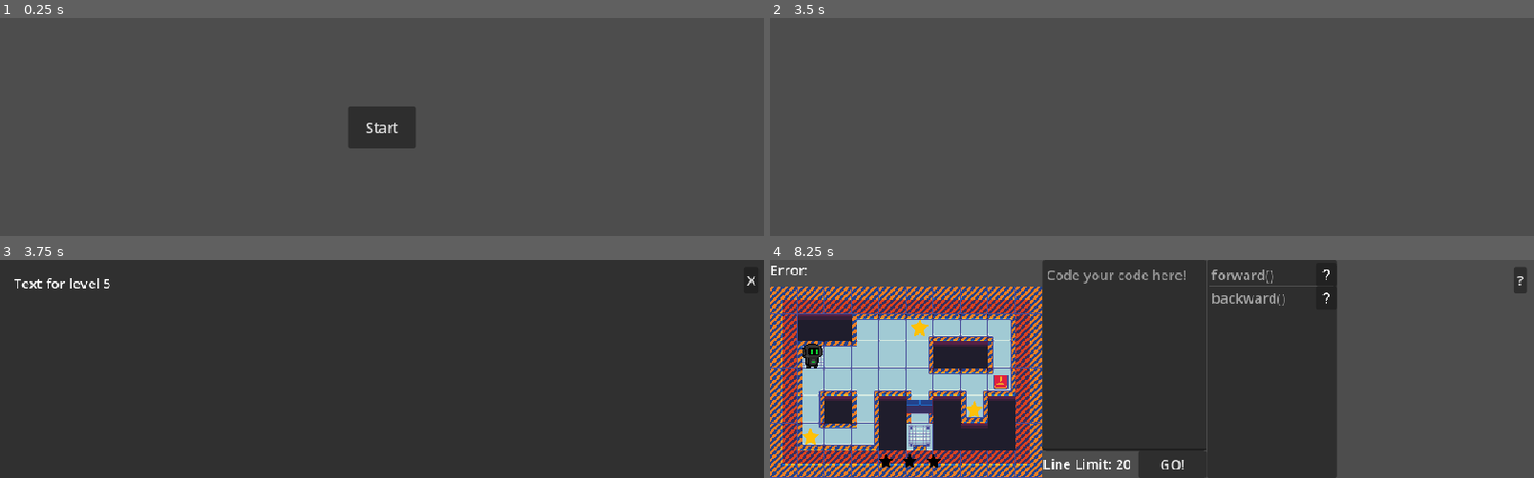
Above: before the commit, frames 1-4 (two rows, left to right).
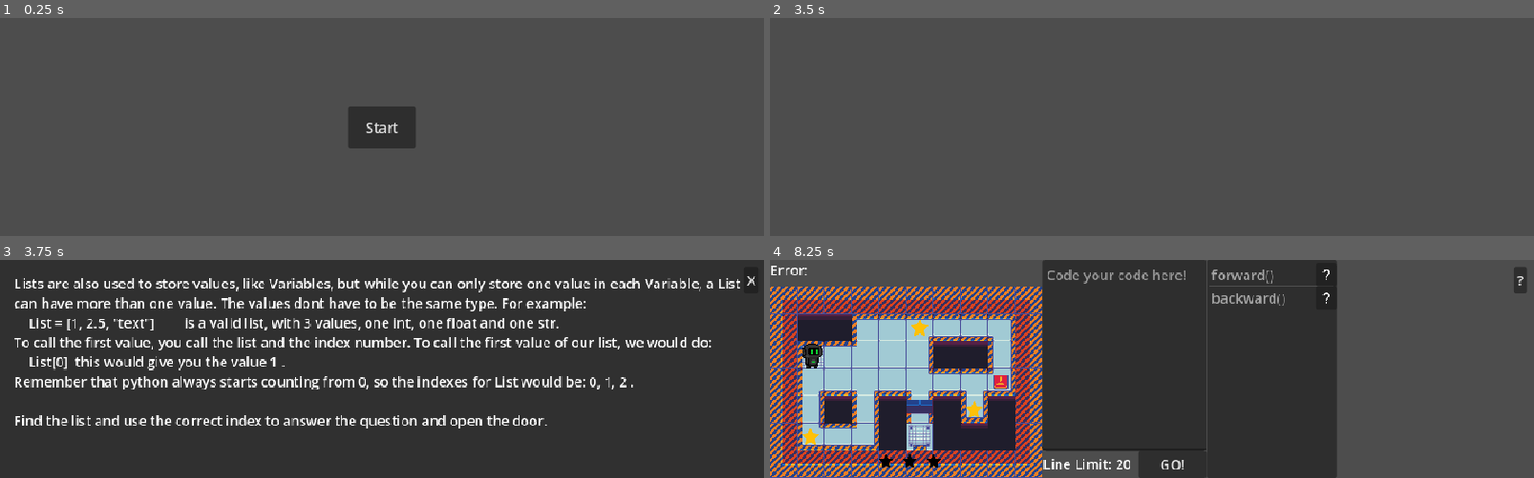
Above: after the commit, the same moments.

Repository: BingloGames/Robot-Bachelor
Game: Godot game, scene res://start_menu.tscn
Two runs of this game, one before a commit and one after it. Both use one fixed random seed, a clock stepped at 60 frames per second and the inputs below.
Inputs (mouse positions are in pixels of both pictures, inside the frame that each line leads up to):
- Up to frame 1 (0.25 s): no input
- Up to frame 2 (3.5 s): click "Start" at 0.5 s; click "1 Player" at 1.25 s; tap Enter (ui_accept) at 2, 2.27 s; move the mouse to (1320, 116) at 2.02 s; hold Right (ui_right) 2.03-2.75 s; click "5" at 2.75 s
- Up to frame 3 (3.75 s): tap Enter (ui_accept) at 3.5 s; move the mouse to (229, 379) at 3.52 s; hold Down (ui_down) from 3.53 s (still down)
- Up to frame 4 (8.25 s): tap Enter (ui_accept) at 3.77 s; release Down (ui_down) at 4.25 s; click (1121, 355) at 4.27 s; type "Alex" at 4.35 s; click "GO!" at 5 s; click "GO!" at 5.75 s; click (1327, 275) at 6.5 s; click (1327, 297) at 7.25 s; click "X" at 8 s

Frames 1-2 are identical in both runs. In frame 3, 11% of the frame differs, in the area x 1-97%, y 8-78%; in frame 4, nothing differs.

Commit message:
Added texts to Level 1 to 5

Diff:
--- a/robot-project/info_pop_up.tscn
+++ b/robot-project/info_pop_up.tscn
@@ -34,7 +34,7 @@
 offset_top = 16.0
 offset_right = -15.104065
 offset_bottom = -16.0
-text = "Default text"
+text = "Default text."
 
 [node name="Open" type="Button" parent="."]
 visible = false
--- a/robot-project/levels/1 player/Level1.tscn
+++ b/robot-project/levels/1 player/Level1.tscn
@@ -82,4 +82,3 @@
 offset_bottom = 256.0
 grow_horizontal = 1
 grow_vertical = 1
-metadata/_edit_group_ = true
Not shown, changed: robot-project/Texts/ENG/1 player/Level1.txt
Not shown, changed: robot-project/Texts/ENG/1 player/Level2.txt
Not shown, changed: robot-project/Texts/ENG/1 player/Level3.txt
Not shown, changed: robot-project/Texts/ENG/1 player/Level4.txt
Not shown, changed: robot-project/Texts/ENG/1 player/Level5.txt
Not shown, changed: robot-project/Texts/ENG/1 player/Question/Level4.txt
